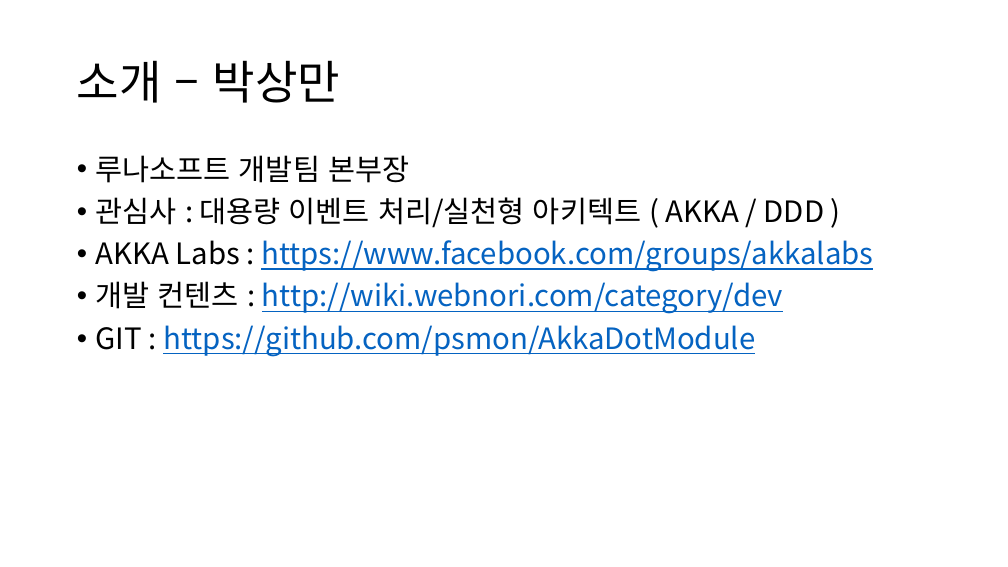
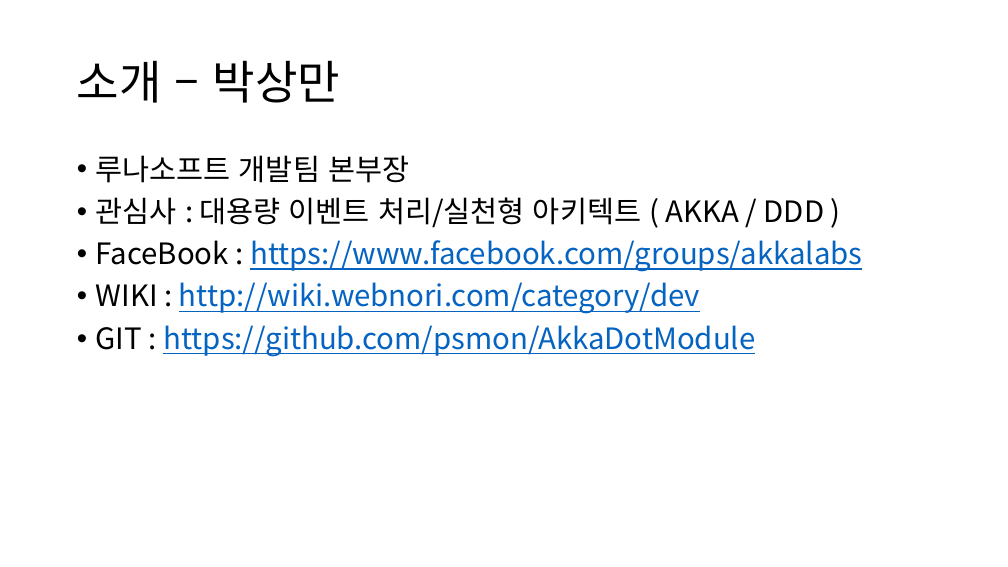
Before and after one commit to psmon/AkkaDotModule, a slide deck: slide 2 of Doc/DotCoreApiWithAkka.pptx. Drawn at 1008x567 pixels with LibreOffice and Linux fonts; fonts in the diff are those of the drawing. Boxes give left, top, right and bottom in pixels: in the first picture for what was removed or moved away, otherwise in the second. Text is boxed around its words. In the diff, an @@ line names an element or a change of style, - is before the commit and + after.

```diff
--- a/Doc/DotCoreApiWithAkka.pptx
+++ b/Doc/DotCoreApiWithAkka.pptx
@@ text at (96,240,862,314): text changed @@
-• AKKA Labs : https://www.facebook.com/groups/akkalabs
-• 개발 컨텐츠 : http://wiki.webnori.com/category/dev
+• FaceBook : https://www.facebook.com/groups/akkalabs
+• WIKI : http://wiki.webnori.com/category/dev
```
Also in this commit, not shown: 5 other slides changed, 1 slide added, 1 other file.
